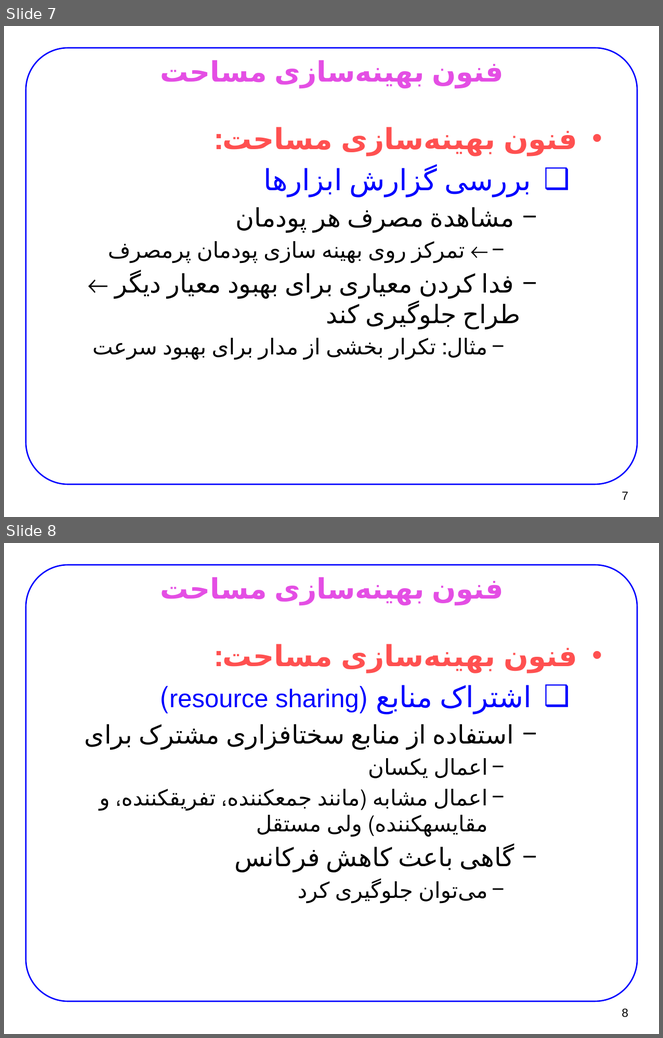
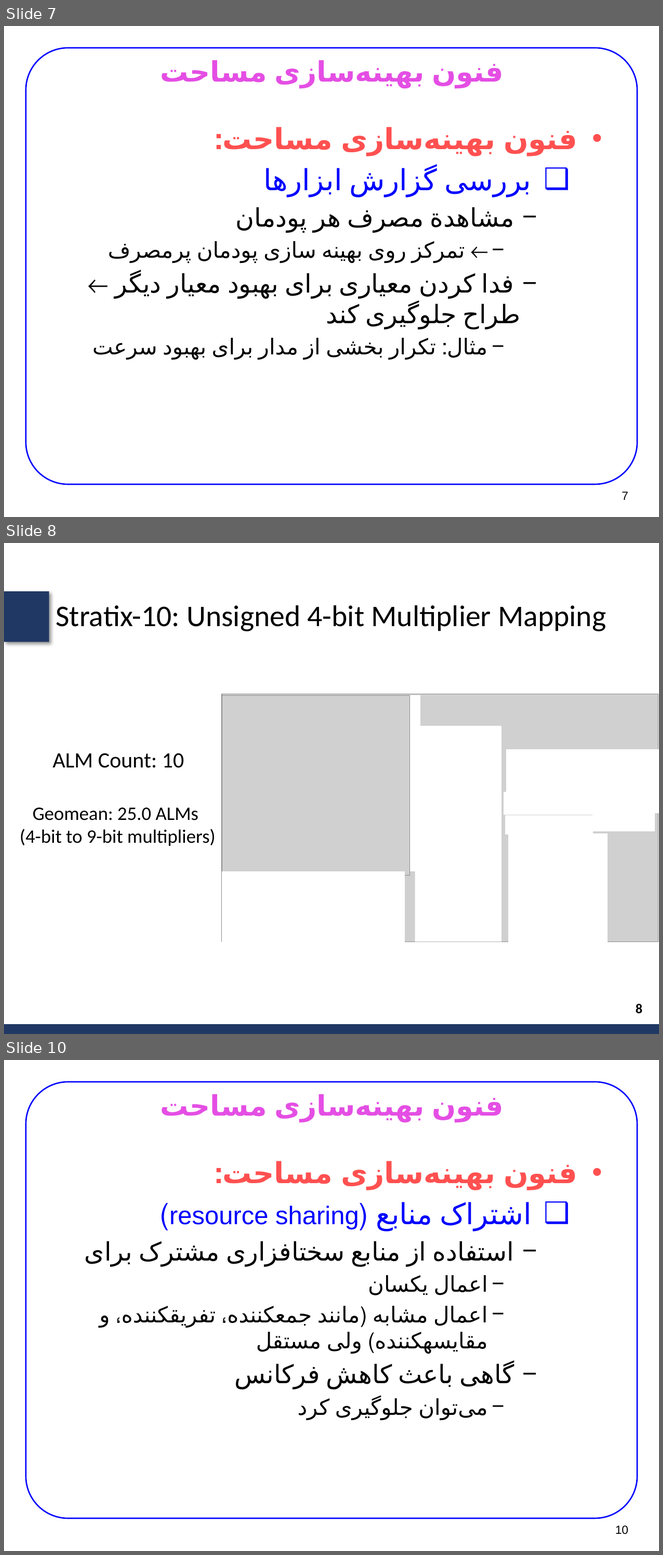
Before and after one commit to ib699/uni, a slide deck: 1402-1403-second-term/FPGA/D12-Area Optimization.pptx. Shown one above the other, each under a label of ours: slides 7 and 8 before the commit, slides 7, 8 and 10 after it; the slides between them are not shown. The pictures are 663x1038 and 663x1555 pixels, drawn with LibreOffice and Linux fonts; fonts in the diff are those of the drawing; grey boxes stand for pictures. Boxes give left, top, right and bottom in pixels: in the first picture for what was removed or moved away, otherwise in the second. Text is boxed around its words. In the diff, an @@ line names an element or a change of style, - is before the commit and + after.

```diff
--- a/1402-1403-second-term/FPGA/D12-Area Optimization.pptx
+++ b/1402-1403-second-term/FPGA/D12-Area Optimization.pptx
@@ slide 8 added at box(4, 543, 659, 1034), background #FFFFFF @@
@@ rectangle added at box(4, 591, 49, 642), fill #203864 @@
@@ title added at box(55, 605, 606, 631), 33 pt, text #000000 @@
+Stratix-10: Unsigned 4-bit Multiplier Mapping
@@ picture added at box(221, 694, 659, 942) @@
@@ picture added at box(222, 696, 410, 875) @@
@@ rectangle added at box(223, 695, 421, 871), fill #FFFFFF @@
@@ rectangle added at box(415, 726, 502, 942), fill #FFFFFF @@
@@ text added at box(53, 753, 184, 768), 24 pt, text #000000 @@
+ALM Count: 10
@@ rectangle added at box(506, 750, 593, 792), fill #FFFFFF, outline #FFFFFF 1 pt @@
@@ rectangle added at box(593, 750, 659, 813), fill #FFFFFF, outline #FFFFFF 1 pt @@
@@ text added at box(20, 808, 216, 846), 21 pt, text #000000 @@
+Geomean: 25.0 ALMs
+(4-bit to 9-bit multipliers)
@@ rectangle added at box(504, 793, 593, 815), fill #FFFFFF, outline #FFFFFF 1 pt @@
@@ rectangle added at box(506, 815, 593, 834), fill #FFFFFF, outline #FFFFFF 1 pt @@
@@ rectangle added at box(593, 813, 655, 831), fill #FFFFFF, outline #FFFFFF 1 pt @@
@@ rectangle added at box(509, 834, 607, 945), fill #FFFFFF, outline #FFFFFF 1 pt @@
@@ rectangle added at box(223, 872, 405, 945), fill #FFFFFF, outline #FFFFFF 1 pt @@
@@ page number added at box(636, 1004, 643, 1014), 15 pt, text #000000, bold @@
+8
@@ rectangle added at box(4, 1025, 659, 1034), fill #203864 @@
@@ what was slide 8 is now slide 10 @@
@@ page number at box(616, 1526, 629, 1535): text changed @@
-8
+10
```
Also in this commit, not shown: 1 other slide added, 53 other files.
